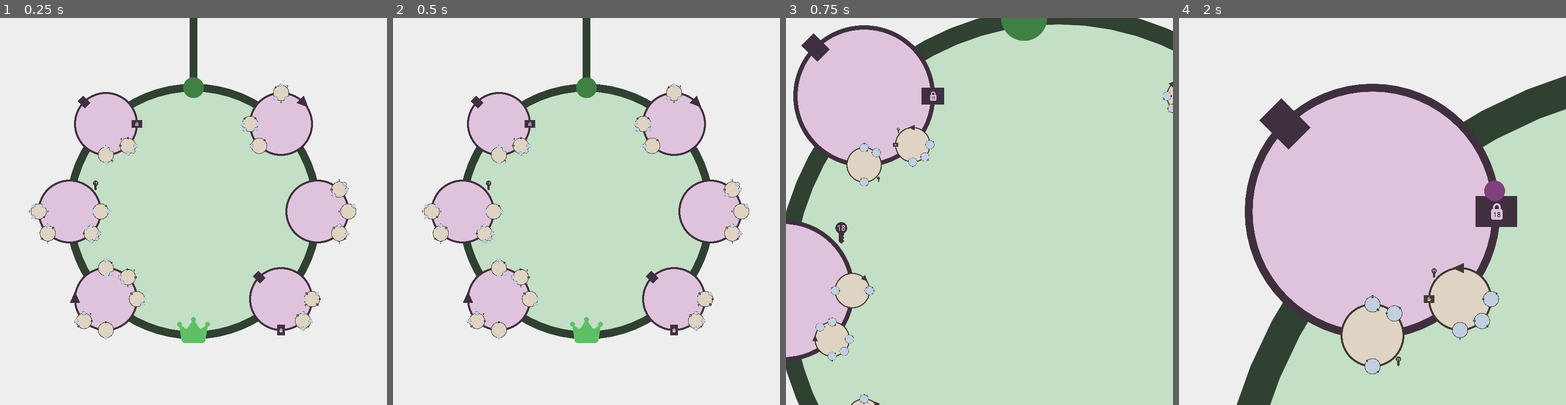
Above: before the commit, frames 1-4 (left to right).
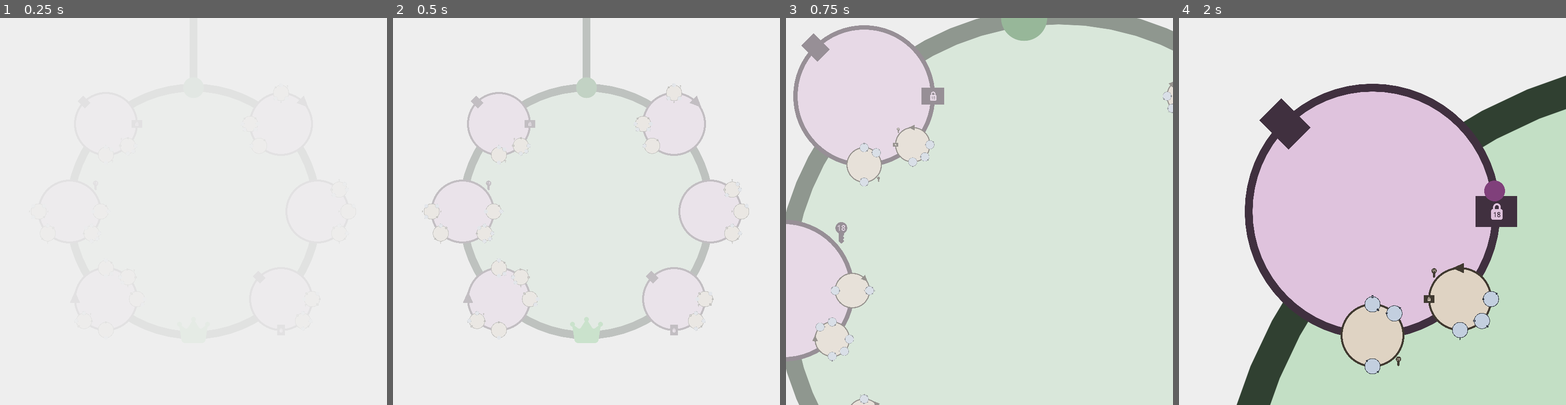
Above: after the commit, the same moments.

Repository: friedev/cycle-delver
Game: Godot game, scene res://src/main.tscn
Same seed, same stepped clock (60 frames per second), same inputs: the game is played once before the commit and once after it.
Inputs (mouse positions are in pixels of both pictures, inside the frame that each line leads up to):
- Up to frame 1 (0.25 s): no input
- Up to frame 2 (0.5 s): no input
- Up to frame 3 (0.75 s): move the mouse to (1064, 192) at 0.52 s; tap A (move_ccw) at 0.6 s; click (1064, 192) at 0.67 s
- Up to frame 4 (2 s): move the mouse to (1295, 230) at 1.27 s; tap D (move_cw) at 1.35 s; click (1295, 230) at 1.42 s

The runs differ from the first frame. In frame 1, 41% of the frame differs, in the area x 7-92%, y 0-84%; in frame 2, 41%; in frame 3, 6.5%; in frame 4, nothing differs.

Commit message:
Add fade in/out and restart game after winning
- Generalize player ascension animation to work with any screen size

Diff:
--- /dev/null
+++ b/src/fade_transition.gd
@@ -0,0 +1,28 @@
+extends CanvasItem
+
+## Fade duration in seconds.
+@export var duration: float
+@export var tween_trans: Tween.TransitionType
+@export var tween_ease: Tween.EaseType
+
+
+func _ready() -> void:
+	fade_in()
+	SignalBus.game_over.connect(_on_game_over)
+
+
+func fade_to(alpha: float) -> PropertyTweener:
+	return create_tween().tween_property(self, "modulate", Color(1.0, 1.0, 1.0, alpha), duration).set_trans(tween_trans).set_ease(tween_ease)
+
+
+func fade_in() -> PropertyTweener:
+	return fade_to(0.0)
+
+
+func fade_out() -> PropertyTweener:
+	return fade_to(1.0)
+
+
+func _on_game_over() -> void:
+	await fade_out().finished
+	get_tree().reload_current_scene()
--- a/src/main.tscn
+++ b/src/main.tscn
@@ -10,6 +10,7 @@
 [ext_resource type="AudioStream" uid="uid://bgv0540b5k3qr" path="res://assets/sound/move_3.ogg" id="6_uewes"]
 [ext_resource type="AudioStream" uid="uid://cfelxhlake0tb" path="res://assets/sound/move_4.ogg" id="7_kqbth"]
 [ext_resource type="AudioStream" uid="uid://b8ts6qyarsbrp" path="res://assets/sound/move_5.ogg" id="8_srxbw"]
+[ext_resource type="Script" uid="uid://dgd2wm6hy3505" path="res://src/fade_transition.gd" id="11_uewes"]
 
 [node name="Main" type="Node2D"]
 
@@ -64,3 +65,18 @@
 position = Vector2(16, 15)
 scale = Vector2(0.167, 0.167)
 script = ExtResource("4_fyndt")
+
+[node name="CanvasLayer2" type="CanvasLayer" parent="."]
+
+[node name="FadeColor" type="ColorRect" parent="CanvasLayer2"]
+anchors_preset = 15
+anchor_right = 1.0
+anchor_bottom = 1.0
+grow_horizontal = 2
+grow_vertical = 2
+mouse_filter = 2
+color = Color(0.933333, 0.933333, 0.933333, 1)
+script = ExtResource("11_uewes")
+duration = 1.5
+tween_trans = 1
+tween_ease = 2
--- a/src/player.gd
+++ b/src/player.gd
@@ -5,6 +5,7 @@
 
 const TOP_SPEED := 2.0 * TAU
 const ACCELERATION := 2.0 * TAU
+const ASCEND_ACCELERATION := 100.0
 
 ## Singleton instance.
 static var instance: Player
@@ -50,6 +51,7 @@
 var target_angle: float
 var last_direction: float
 var velocity: float
+var ascend_velocity: float
 
 
 func _enter_tree() -> void:
@@ -107,7 +109,10 @@
 
 
 func _process(delta: float) -> void:
-	if moving:
+	if game_over:
+		ascend_velocity += ASCEND_ACCELERATION * delta
+		global_position.y -= ascend_velocity * delta
+	elif moving:
 		animate_movement(delta)
 
 
@@ -216,7 +221,8 @@
 
 func ascend() -> void:
 	game_over = true
-	create_tween().tween_property(self, "global_position", Vector2.UP * Loop.DRAW_RADIUS * 2.0, 4.0).set_trans(Tween.TRANS_QUAD).set_ease(Tween.EASE_IN)
+	await get_tree().create_timer(2.5).timeout
+	SignalBus.game_over.emit()
 
 
 ## Move in the direction closest to the given angle. This doesn't take you
--- a/src/signal_bus.gd
+++ b/src/signal_bus.gd
@@ -3,3 +3,4 @@
 @warning_ignore_start("unused_signal")
 signal key_collected(key: Key)
 signal key_removed(key_id: int)
+signal game_over
--- a/src/vertices/loop.gd
+++ b/src/vertices/loop.gd
@@ -176,6 +176,8 @@
 
 
 func generate_root() -> void:
+	# Static variables persist across scene reloads, so we have to reset it here
+	hues_by_depth.clear()
 	generate_corridor_loop()
 	place_entrance()
 	place_goal()
Not shown, added: src/fade_transition.gd.uid
Not shown: 1 places in src/main.tscn that only renumber resources
